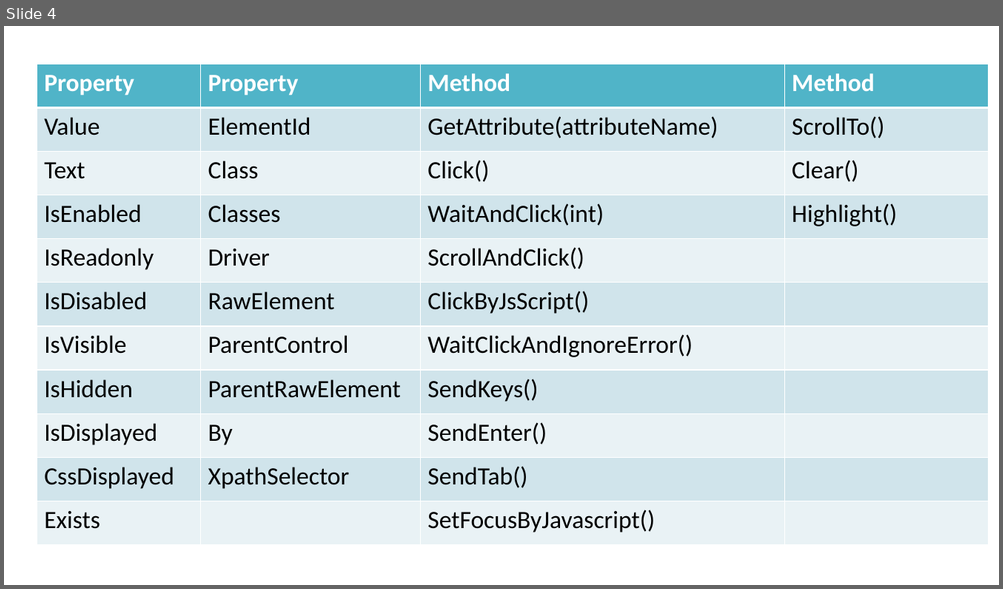
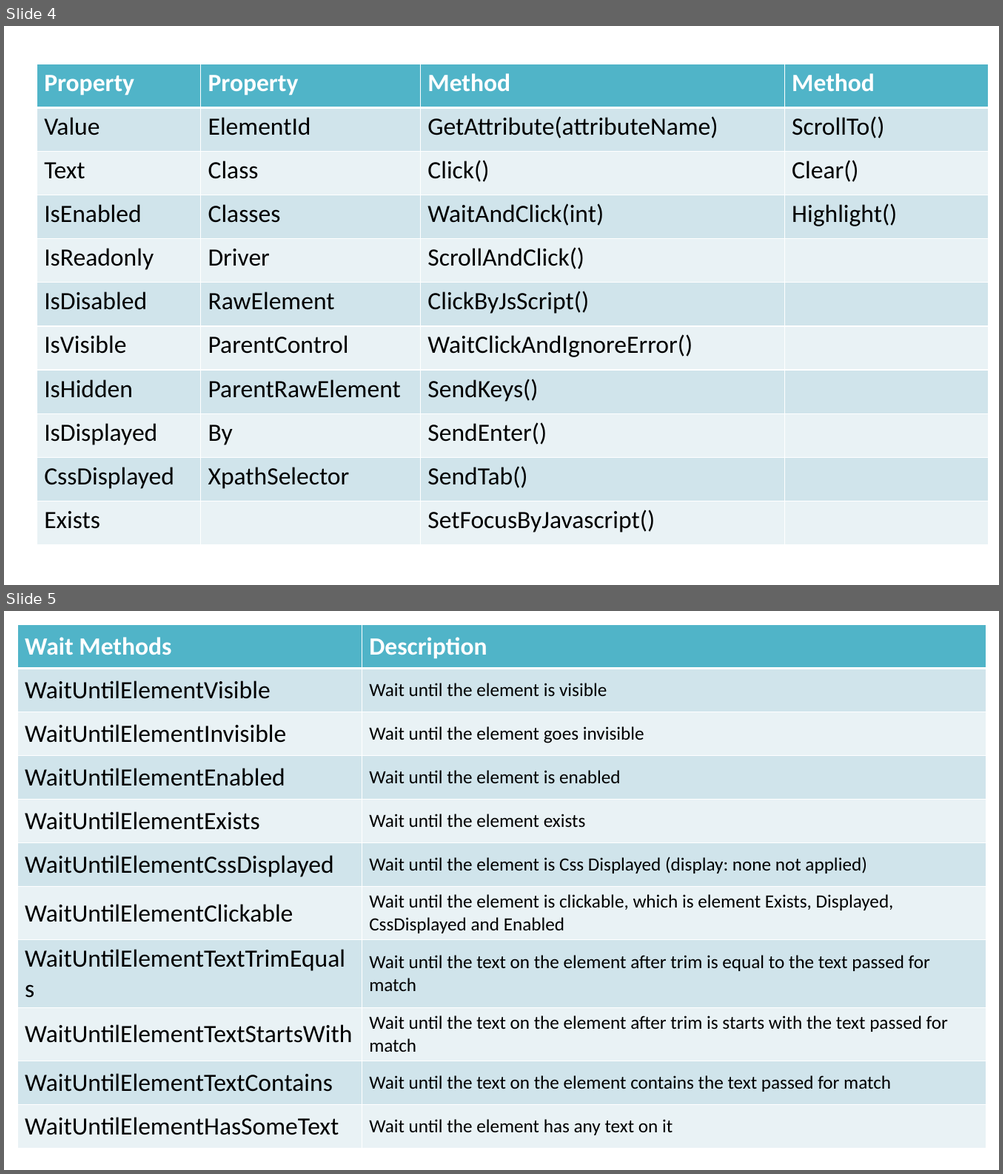
Before and after one commit to peterrexj/Selenium.Essentials, a slide deck: docs/resources/presentations/Selenium Essentials.pptx. Shown one above the other, each under a label of ours: slide 4 before the commit, slides 4 and 5 after it. The pictures are 1003x589 and 1003x1174 pixels, drawn with LibreOffice and Linux fonts; fonts in the diff are those of the drawing. Boxes give left, top, right and bottom in pixels: in the first picture for what was removed or moved away, otherwise in the second. Text is boxed around its words. In the diff, an @@ line names an element or a change of style, - is before the commit and + after.

Commit message:
updated pptx

```diff
--- a/docs/resources/presentations/Selenium Essentials.pptx
+++ b/docs/resources/presentations/Selenium Essentials.pptx
@@ slide 5 added at (4, 611, 999, 1170), background #FFFFFF @@
@@ table added at (17, 624, 986, 1139), 11 rows, 2 columns @@
+Wait Methods | Description
+WaitUntilElementVisible | Wait until the element is visible
+WaitUntilElementInvisible | Wait until the element goes invisible
+WaitUntilElementEnabled | Wait until the element is enabled
+WaitUntilElementExists | Wait until the element exists
+WaitUntilElementCssDisplayed | Wait until the element is Css Displayed (display: none not applied)
+WaitUntilElementClickable | Wait until the element is clickable, which is element Exists, Displayed, CssDisplayed and Enabled
+WaitUntilElementTextTrimEquals | Wait until the text on the element after trim is equal to the text passed for match
+WaitUntilElementTextStartsWith | Wait until the text on the element after trim is starts with the text passed for match
+WaitUntilElementTextContains | Wait until the text on the element contains the text passed for match
+WaitUntilElementHasSomeText | Wait until the element has any text on it
```
